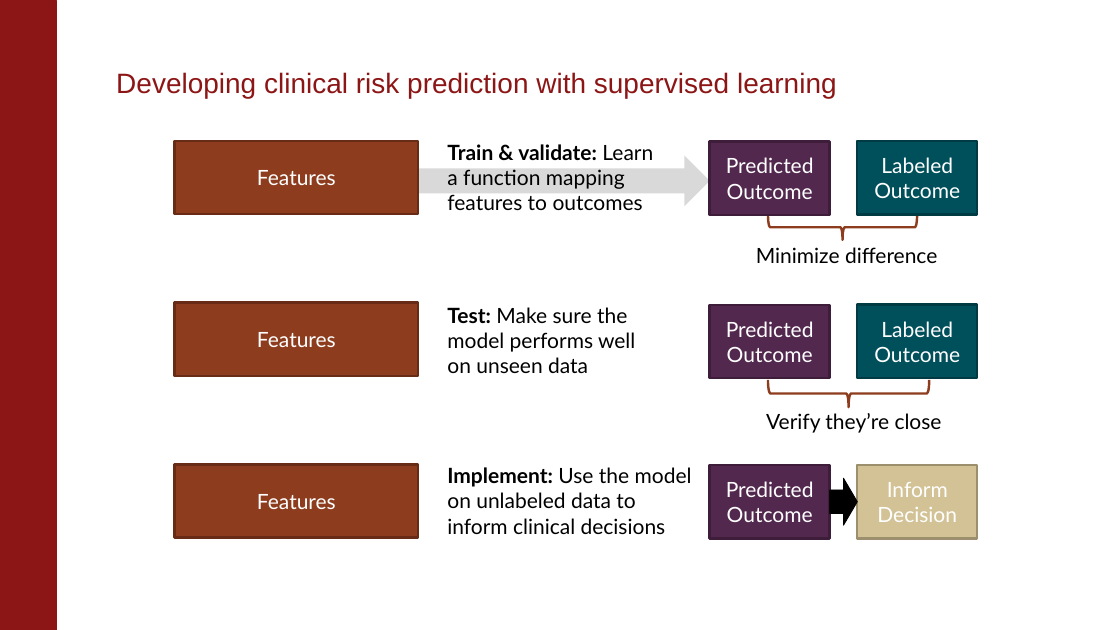
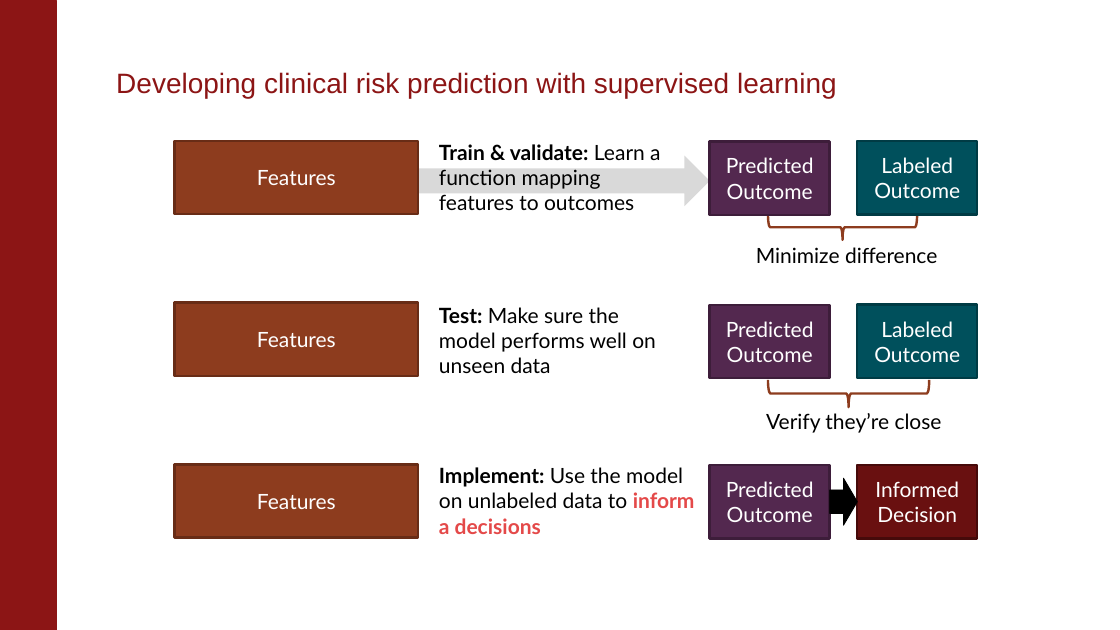
Before and after one commit to altonrus/EMD601_ML_guest_lecture, a slide deck: slide 6 of clinically_useful_ML_prediction.pptx. Drawn at 1120x630 pixels with LibreOffice and Linux fonts; fonts in the diff are those of the drawing. Boxes give left, top, right and bottom in pixels: in the first picture for what was removed or moved away, otherwise in the second. Text is boxed around its words. In the diff, an @@ line names an element or a change of style, - is before the commit and + after.

```diff
--- a/clinically_useful_ML_prediction.pptx
+++ b/clinically_useful_ML_prediction.pptx
@@ text "Train & validate: Learn a ..." rewrapped from box(447, 144, 653, 210) to box(439, 144, 660, 210) @@
@@ text "Test: Make sure the model ..." rewrapped from box(447, 307, 635, 373) to box(439, 307, 656, 373) @@
@@ text at box(439, 467, 695, 534): text changed @@
-Implement: Use the model on unlabeled data to inform clinical decisions
+Implement: Use the model on unlabeled data to inform a decisions
@@ rectangle "Informed Decision" at box(858, 465, 978, 539): fill #D2C295 to #691010; outline #9B906E 2.08 pt to #460B0B 2.08 pt @@
@@ text in rectangle at box(875, 481, 959, 522): text changed @@
-Inform Decision
+Informed Decision
```
Also in this commit, not shown: 57 other files.
